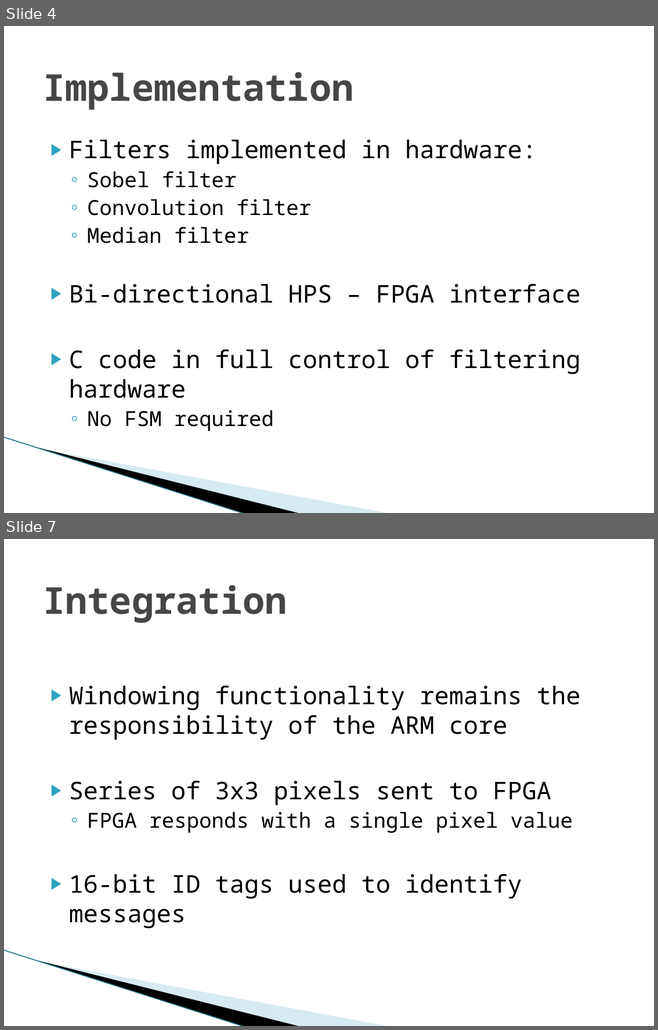
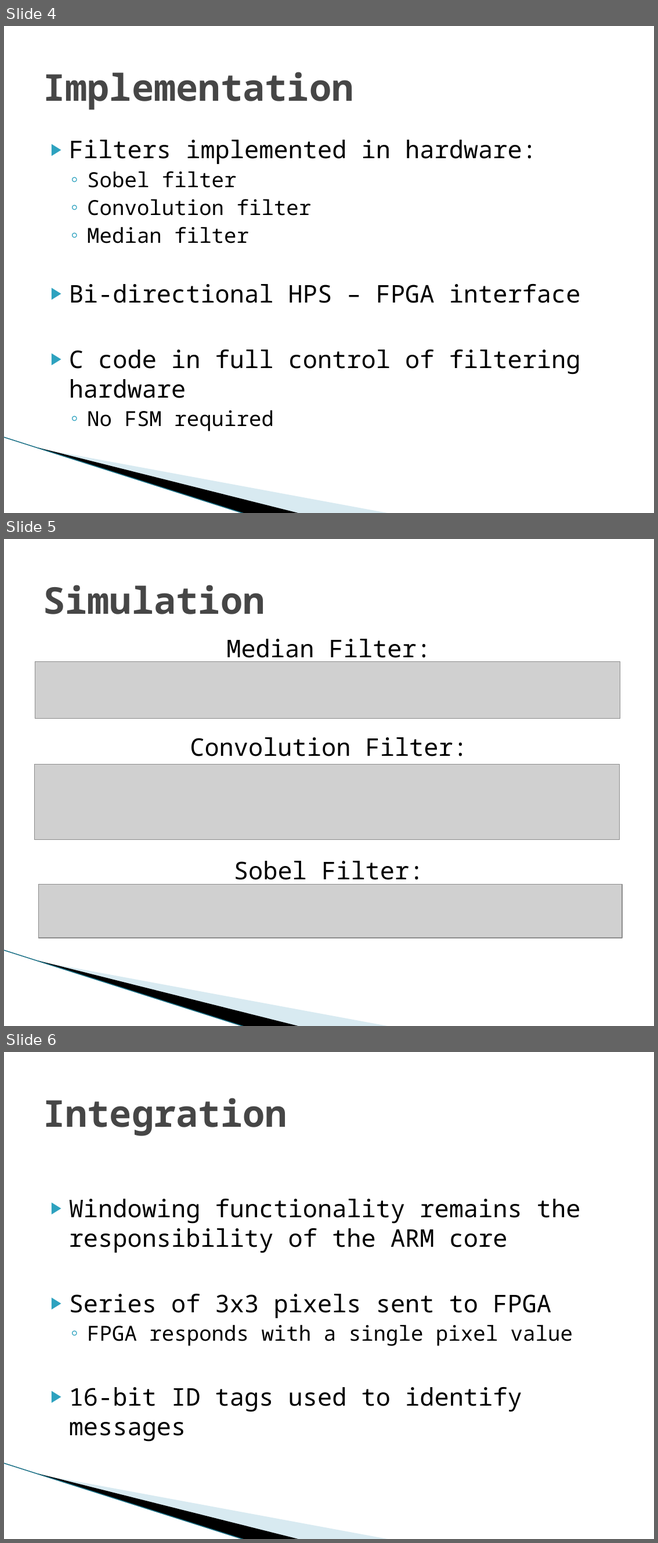
Before and after one commit to nz-Mark-Y/Object-Detection-SoC, a slide deck: documentation/Phase2.pptx. Shown one above the other, each under a label of ours: slides 4 and 7 before the commit, slides 4, 5 and 6 after it; the slides between them are not shown. The pictures are 658x1030 and 658x1543 pixels, drawn with LibreOffice and Linux fonts; fonts in the diff are those of the drawing; grey boxes stand for pictures; background and template pictures are left out. Boxes give left, top, right and bottom in pixels: in the first picture for what was removed or moved away, otherwise in the second. Text is boxed around its words. In the diff, an @@ line names an element or a change of style, - is before the commit and + after.

```diff
--- a/documentation/Phase2.pptx
+++ b/documentation/Phase2.pptx
@@ slide 5 added at [4, 539, 654, 1026], background #FFFFFF; not listed: 3 template elements that a slide beside it also shows @@
@@ title added at [43, 585, 265, 614], 41 pt, text #464646, bold @@
+Simulation
@@ text added at [190, 639, 467, 886], 27 pt, text #000000 @@
+Median Filter:
+Convolution Filter:
+Sobel Filter:
@@ picture added at [35, 662, 620, 718] @@
@@ picture added at [35, 765, 619, 840] @@
@@ picture added at [38, 884, 622, 938] @@
@@ what was slide 7 is now slide 6 @@
```
Also in this commit, not shown: 3 slides changed, 1 slide removed.
